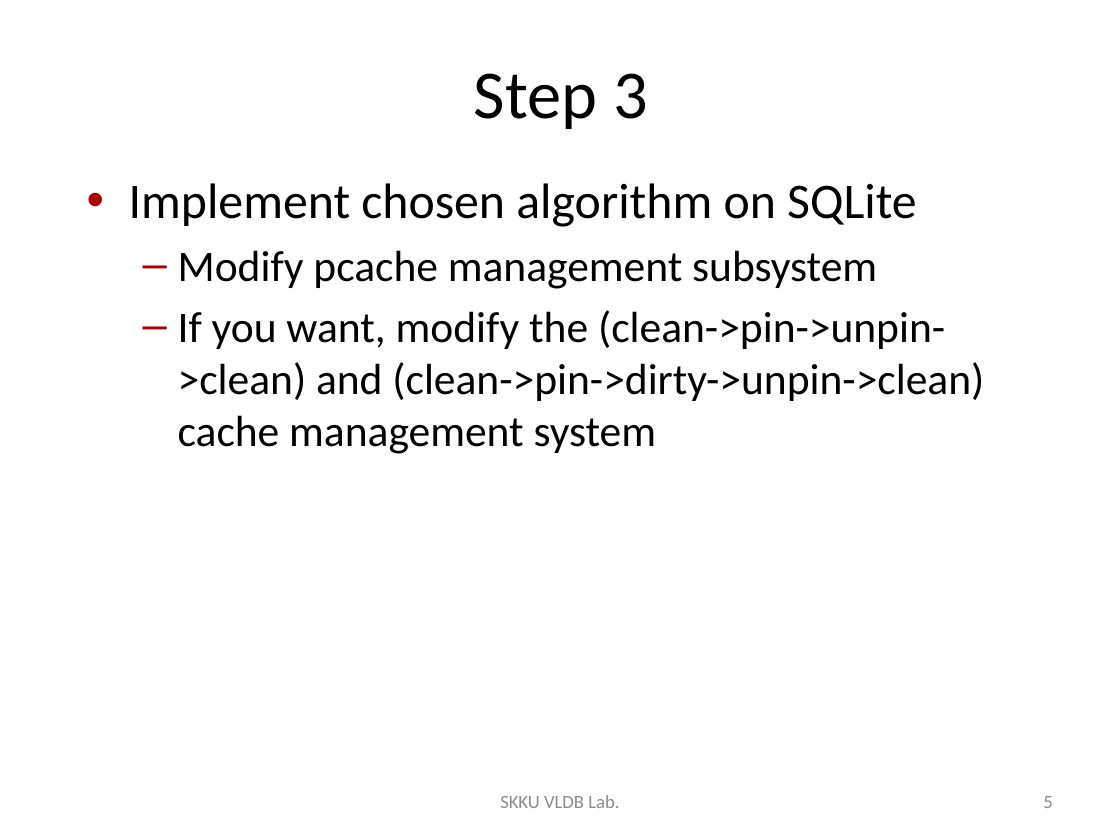
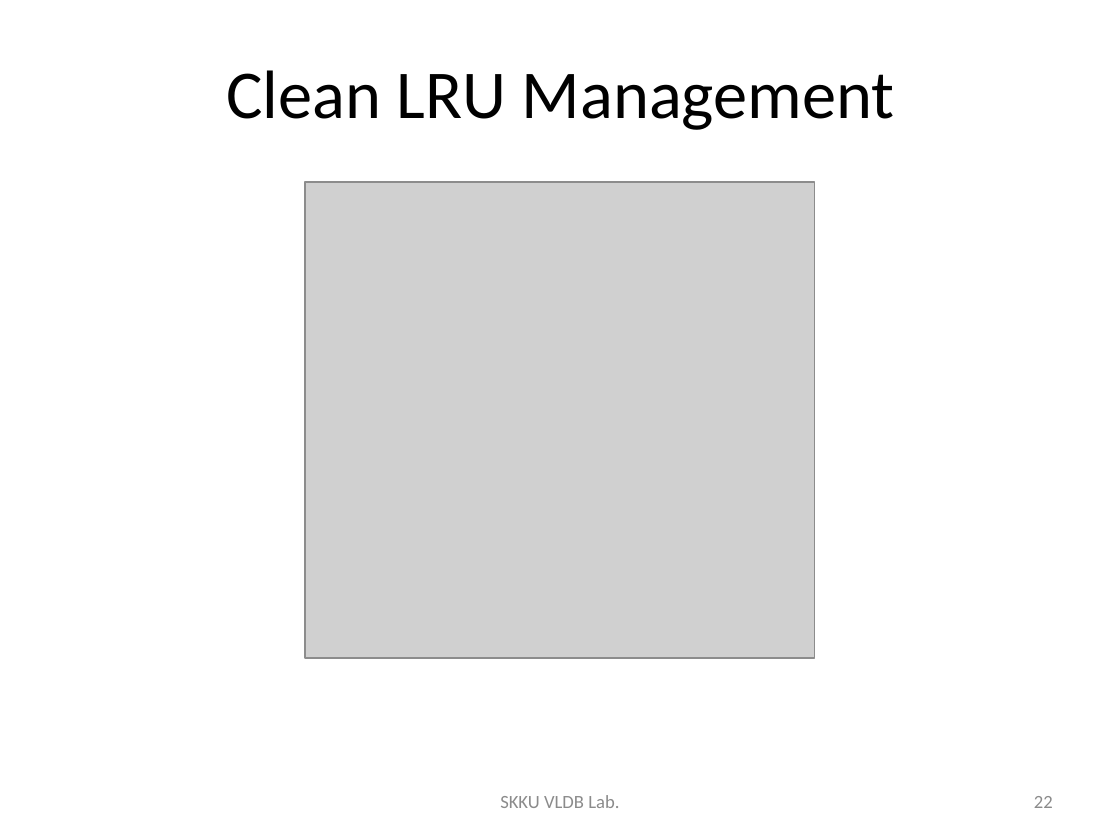
Before and after one commit to wurikiji/2016-db-programming-fall, a slide deck: slide 22 of 4주차/4주차 - SQLite buffer management.pptx (slide 5 before the commit). Drawn at 1120x840 pixels with LibreOffice and Linux fonts; fonts in the diff are those of the drawing; grey boxes stand for pictures. Boxes give left, top, right and bottom in pixels: in the first picture for what was removed or moved away, otherwise in the second. Text is boxed around its words. In the diff, an @@ line names an element or a change of style, - is before the commit and + after.

```diff
--- a/4주차/4주차 - SQLite buffer management.pptx
+++ b/4주차/4주차 - SQLite buffer management.pptx
@@ title at [226,70,895,130]: text changed @@
-Step 3
+Clean LRU Management
@@ text removed at [129,183,984,454] @@
-• Implement chosen algorithm on SQLite
-  – Modify pcache management subsystem
-  – If you want, modify the (clean->pin->unpin->clean) and (clean->pin->dirty->unpin->clean) cache management system
@@ picture added at [305,181,814,657] @@
@@ page number at [1034,796,1053,808]: text changed @@
-5
+22
```
Also in this commit, not shown: 5 other slides changed, 20 slides added, 4 slides removed, 1 other file.
